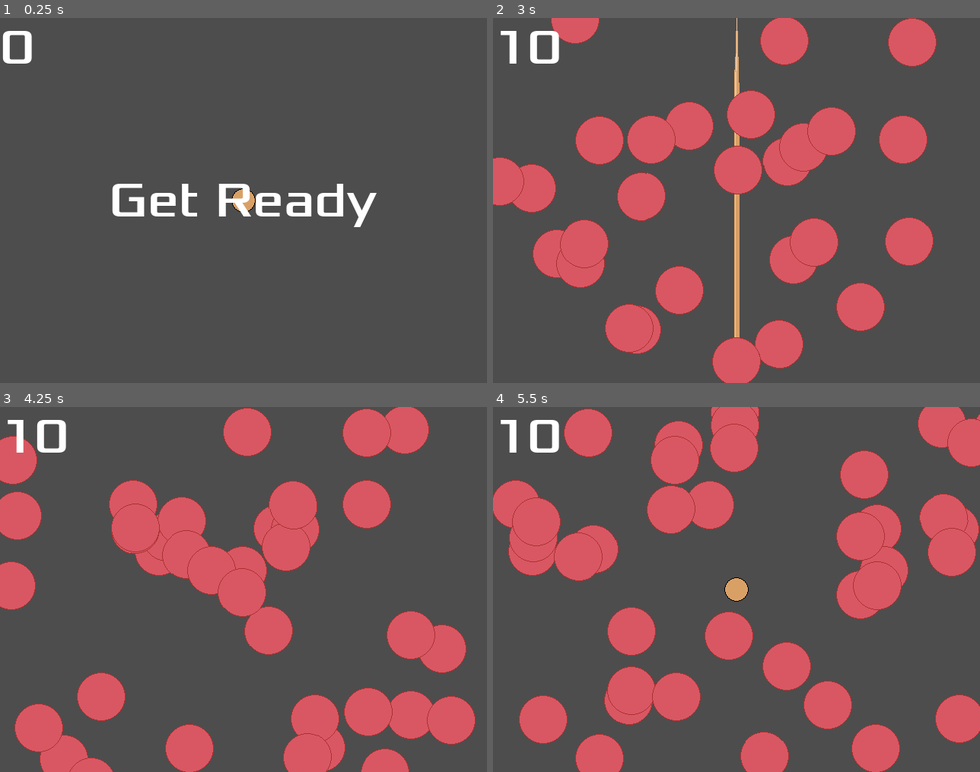
Above: before the commit, frames 1-4 (two rows, left to right).
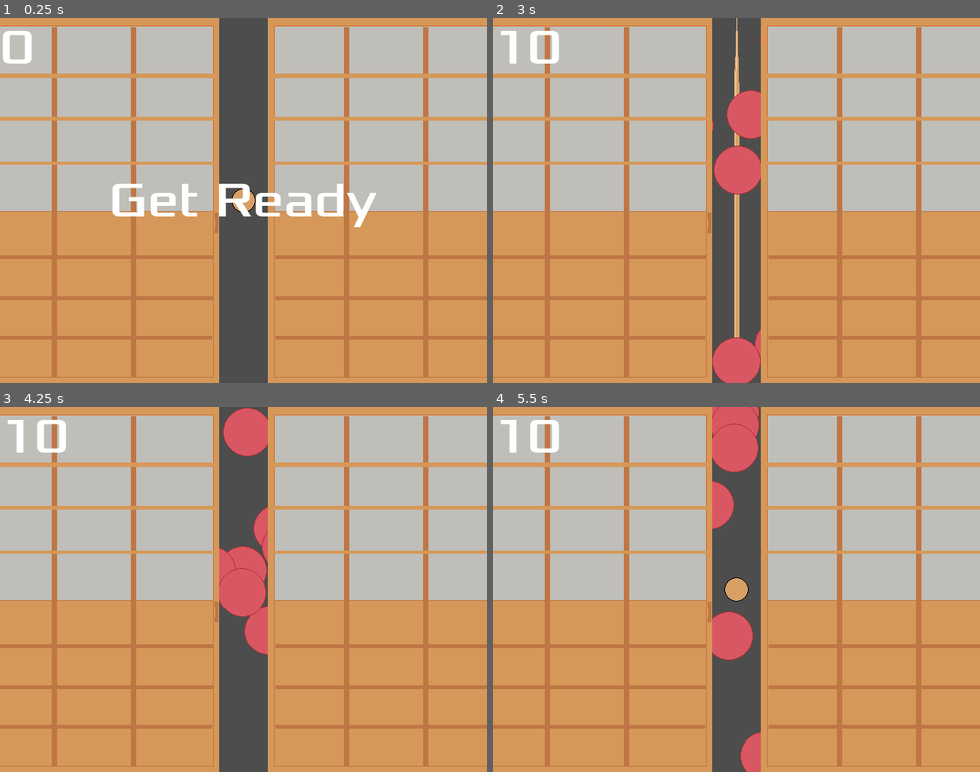
Above: after the commit, the same moments.

Repository: zundouz/ldjam54_odango
Game: Godot game, scene res://main.tscn
Same seed, same stepped clock (60 frames per second), same inputs: the game is played once before the commit and once after it.
Inputs:
- Up to frame 1 (0.25 s): no input
- Up to frame 2 (3 s): hold Right (move_right) 0.53-1.28 s; hold Down (move_down) 1.28-2.03 s; hold Right (move_right) 2.03-2.78 s; hold Up (move_up) from 2.78 s (still down)
- Up to frame 3 (4.25 s): release Up (move_up) at 3.53 s; hold Left (move_left) from 3.53 s (still down)
- Up to frame 4 (5.5 s): release Left (move_left) at 5.03 s; hold Down (move_down) from 5.03 s (still down)

The runs differ from the first frame. In frame 1, 88% of the frame differs, in the area x 0-100%, y 0-100%; in frame 2, 90%; in frame 3, 90%; in frame 4, 90%.

Commit message:
feat: limitedSpace を満たすための障子を配置
- ゲームバランスは要調整

Diff:
--- /dev/null
+++ b/bg_shouji.gd
@@ -0,0 +1,12 @@
+extends RigidBody2D
+
+
+# Called when the node enters the scene tree for the first time.
+func _ready() -> void:
+	$AnimatedSprite2D.play()
+	z_index = 100
+
+
+# Called every frame. 'delta' is the elapsed time since the previous frame.
+func _process(delta: float) -> void:
+	pass
--- /dev/null
+++ b/bg_shouji.tscn
@@ -0,0 +1,32 @@
+[gd_scene load_steps=5 format=3 uid="uid://dcxbsar8j6may"]
+
+[ext_resource type="Script" path="res://bg_shouji.gd" id="1_62oqg"]
+[ext_resource type="Texture2D" uid="uid://w171ey07pgq1" path="res://textures/bg_shouji.png" id="1_mtsd3"]
+
+[sub_resource type="SpriteFrames" id="SpriteFrames_7c501"]
+animations = [{
+"frames": [{
+"duration": 1.0,
+"texture": ExtResource("1_mtsd3")
+}, {
+"duration": 1.0,
+"texture": ExtResource("1_mtsd3")
+}],
+"loop": true,
+"name": &"default",
+"speed": 5.0
+}]
+
+[sub_resource type="RectangleShape2D" id="RectangleShape2D_vbh2k"]
+
+[node name="bg_shouji" type="RigidBody2D"]
+position = Vector2(320, 240)
+gravity_scale = 0.0
+script = ExtResource("1_62oqg")
+
+[node name="AnimatedSprite2D" type="AnimatedSprite2D" parent="."]
+sprite_frames = SubResource("SpriteFrames_7c501")
+
+[node name="CollisionShape2D" type="CollisionShape2D" parent="."]
+shape = SubResource("RectangleShape2D_vbh2k")
+disabled = true
--- a/main.tscn
+++ b/main.tscn
@@ -1,9 +1,10 @@
-[gd_scene load_steps=6 format=3 uid="uid://bs3yxlce2rnex"]
+[gd_scene load_steps=7 format=3 uid="uid://bs3yxlce2rnex"]
 
 [ext_resource type="PackedScene" uid="uid://cultg46jnif3" path="res://player.tscn" id="1_lwcv8"]
 [ext_resource type="Script" path="res://main.gd" id="1_vhdd1"]
 [ext_resource type="PackedScene" uid="uid://bfiw8j8dbch73" path="res://odango.tscn" id="2_fn2i8"]
 [ext_resource type="PackedScene" uid="uid://b26rotiw7bfj5" path="res://hud.tscn" id="4_h58th"]
+[ext_resource type="PackedScene" uid="uid://dcxbsar8j6may" path="res://bg_shouji.tscn" id="5_r6nah"]
 
 [sub_resource type="Curve2D" id="Curve2D_ux7l3"]
 _data = {
@@ -36,5 +37,11 @@
 
 [node name="HUD" parent="." instance=ExtResource("4_h58th")]
 
+[node name="bg_shouji_left" parent="." instance=ExtResource("5_r6nah")]
+position = Vector2(128, 240)
+
+[node name="bg_shouji_right" parent="." instance=ExtResource("5_r6nah")]
+position = Vector2(512, 240)
+
 [connection signal="timeout" from="MobTimer" to="." method="_on_mob_timer_timeout"]
 [connection signal="timeout" from="StartTimer" to="." method="_on_start_timer_timeout"]
--- a/odango.gd
+++ b/odango.gd
@@ -17,7 +17,7 @@
 	if Input.is_action_just_pressed("move_up"):
 		if transform.get_origin().x < Center_X_Pos + 25 and transform.get_origin().x > Center_X_Pos - 25:
 			is_shot = true;
-			z_index = 100;
+			z_index = 10;
 			MyGlobal.is_odango_finished = false
 			linear_velocity = Vector2.ZERO
 			# スコア加算
Binary file added: textures/bg_shouji.png
Not shown, added: textures/bg_shouji.png.import
